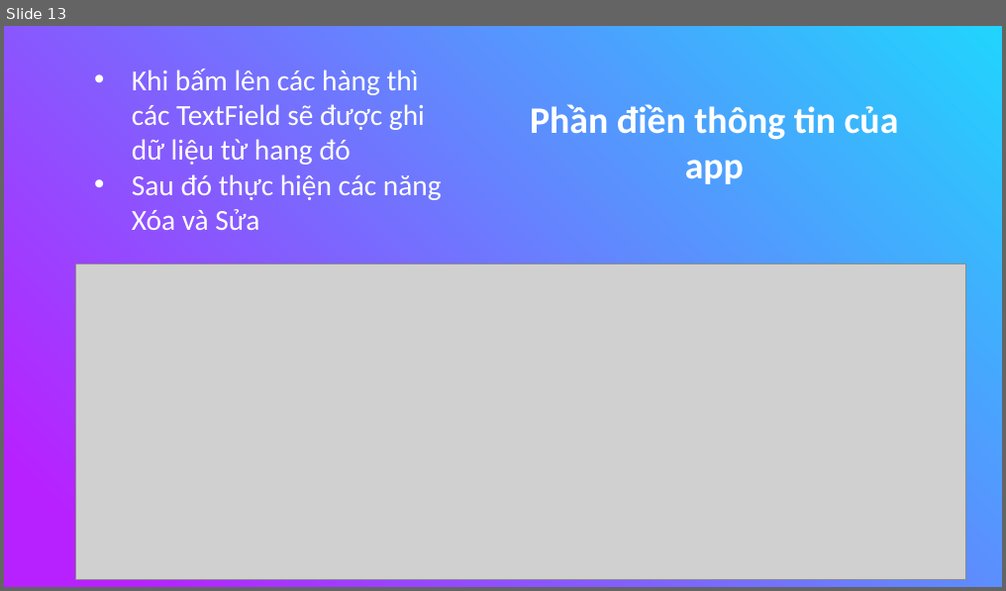
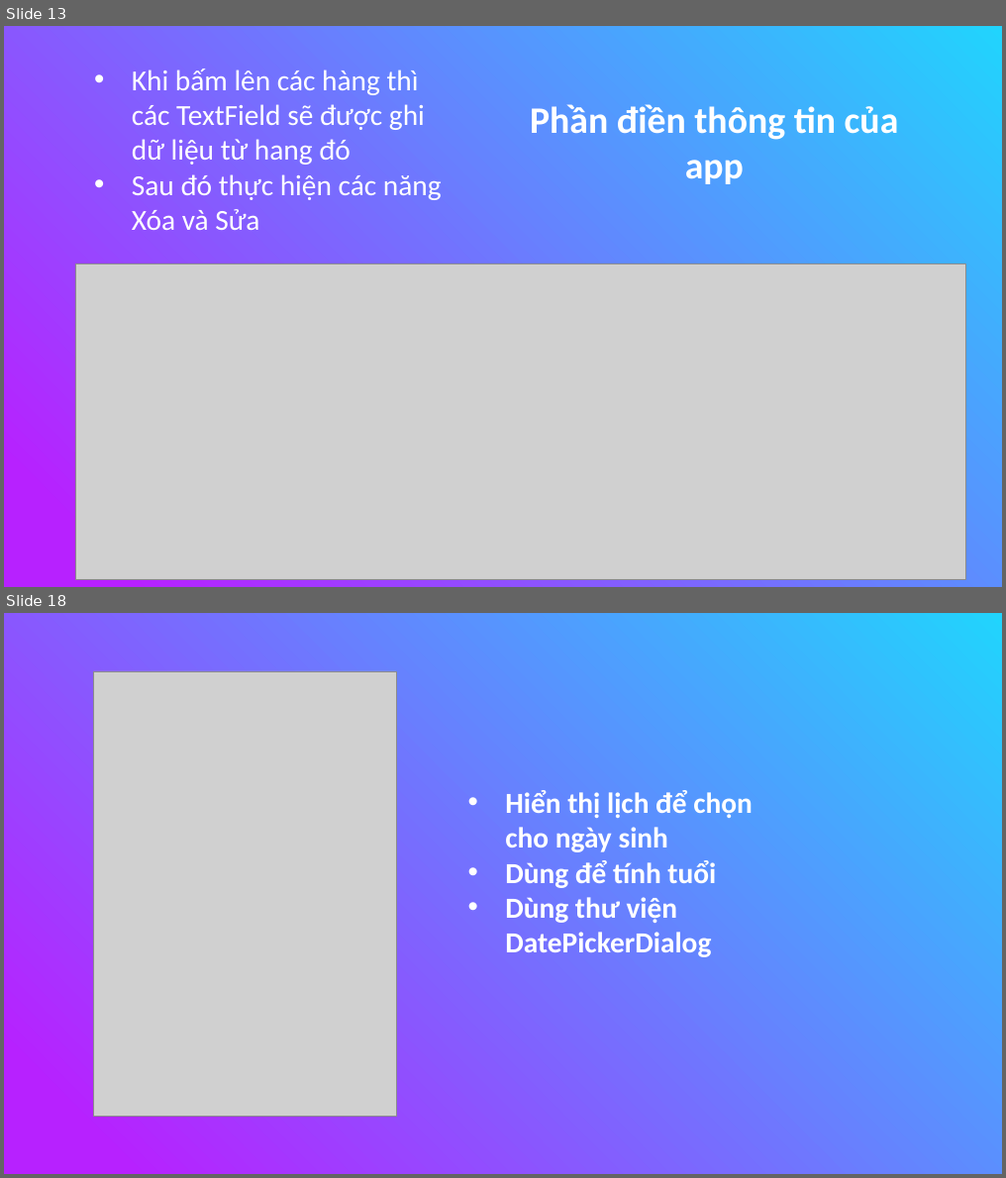
Before and after one commit to nguyenduydan/63133615_AndroidProgramming, a slide deck: KTGK_63133615/KTGK_63133615.pptx. Shown one above the other, each under a label of ours: slide 13 before the commit, slides 13 and 18 after it; the slides between them are not shown. The pictures are 1006x591 and 1006x1178 pixels, drawn with LibreOffice and Linux fonts; fonts in the diff are those of the drawing; grey boxes stand for pictures. Boxes give left, top, right and bottom in pixels: in the first picture for what was removed or moved away, otherwise in the second. Text is boxed around its words. In the diff, an @@ line names an element or a change of style, - is before the commit and + after.

```diff
--- a/KTGK_63133615/KTGK_63133615.pptx
+++ b/KTGK_63133615/KTGK_63133615.pptx
@@ slide 18 added at (4,613,1002,1174), background gradient #21D4FD to #B721FF @@
@@ picture added at (94,671,396,1116) @@
@@ text added at (505,790,752,958), 28 pt, text #FFFFFF, bold @@
+• Hiển thị lịch để chọn cho ngày sinh
+• Dùng để tính tuổi
+• Dùng thư viện DatePickerDialog
```
Also in this commit, not shown: 5 other slides added, 37 other files.
